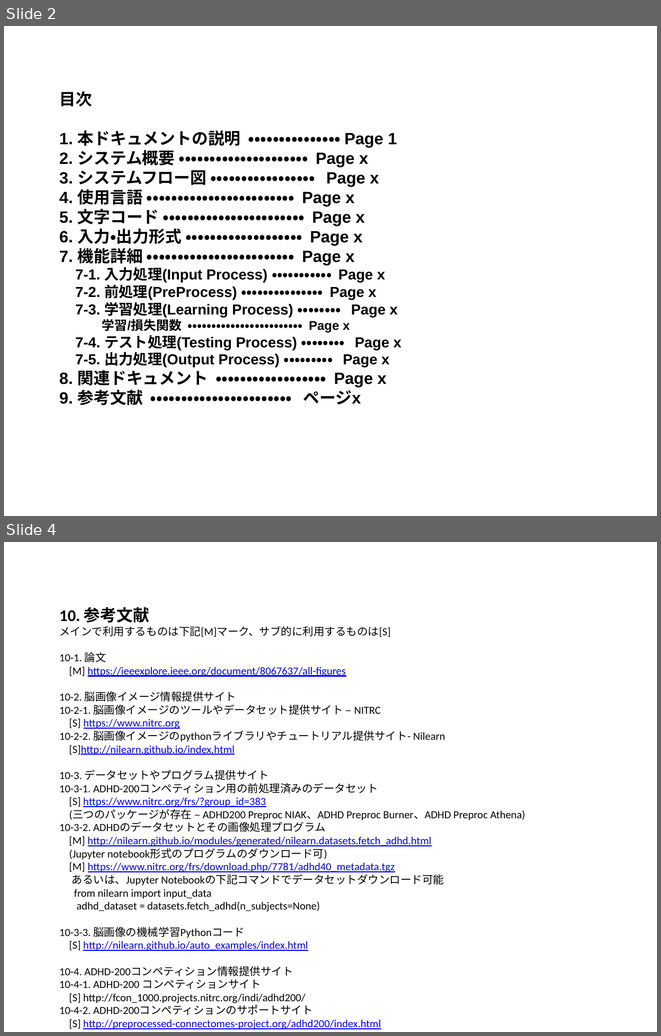
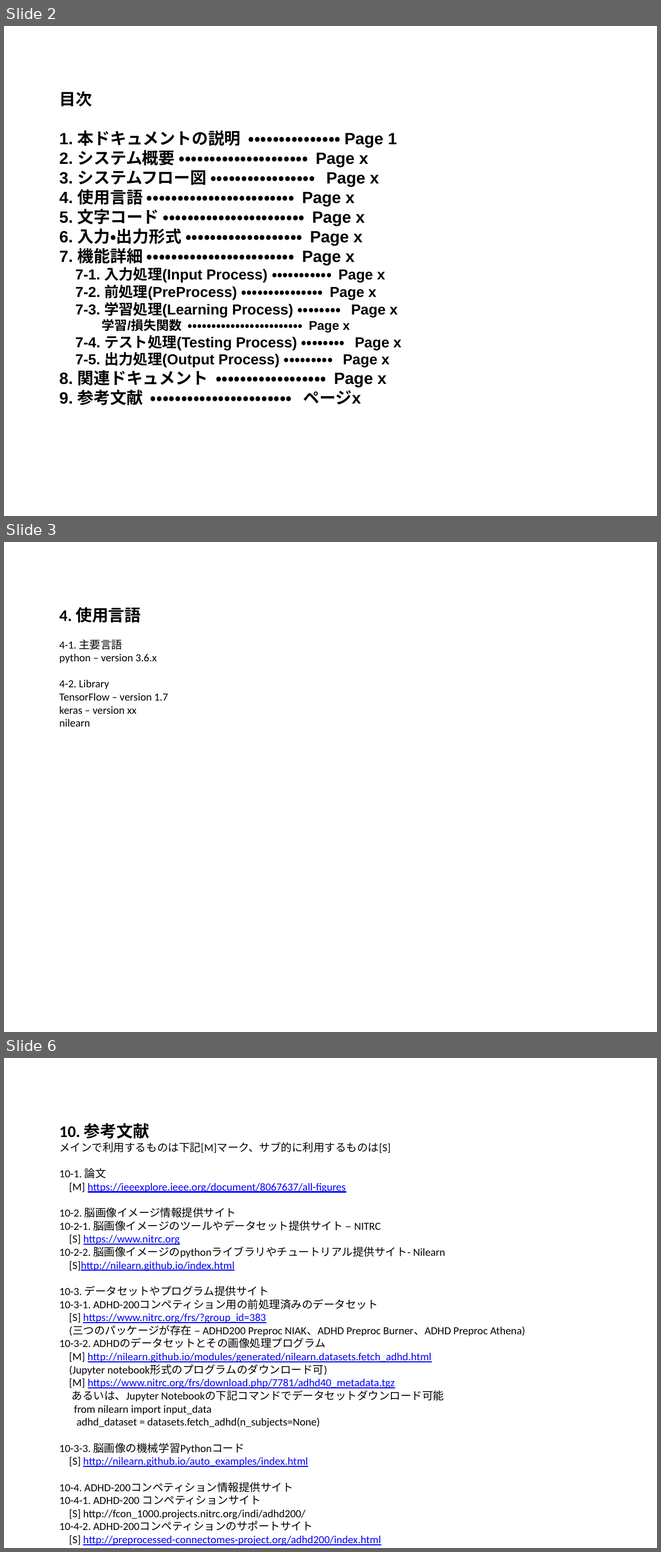
Before and after one commit to yasuyukiokubo/DiveIntoCode, a slide deck: presentation/システム設計書_学習モデル.pptx. Shown one above the other, each under a label of ours: slides 2 and 4 before the commit, slides 2, 3 and 6 after it; the slides between them are not shown. The pictures are 661x1036 and 661x1552 pixels, drawn with LibreOffice and Linux fonts; fonts in the diff are those of the drawing. Boxes give left, top, right and bottom in pixels: in the first picture for what was removed or moved away, otherwise in the second. Text is boxed around its words. In the diff, an @@ line names an element or a change of style, - is before the commit and + after.

```diff
--- a/presentation/システム設計書_学習モデル.pptx
+++ b/presentation/システム設計書_学習モデル.pptx
@@ slide 3 added at box(4, 542, 657, 1032), background #FFFFFF @@
@@ title added at box(59, 607, 168, 726), 12 pt, text #000000 @@
+4. 使用言語
+4-1. 主要言語
+python – version 3.6.x
+4-2. Library
+TensorFlow – version 1.7
+keras – version xx
+nilearn
@@ what was slide 4 is now slide 6 @@
```
Also in this commit, not shown: 1 slide changed, 1 other slide added, 1 other file.
